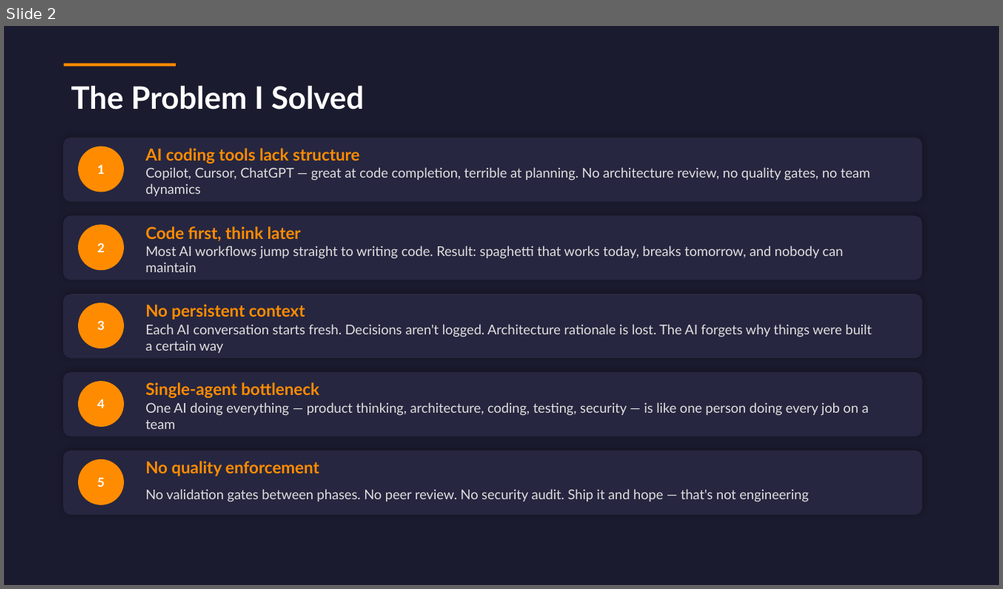
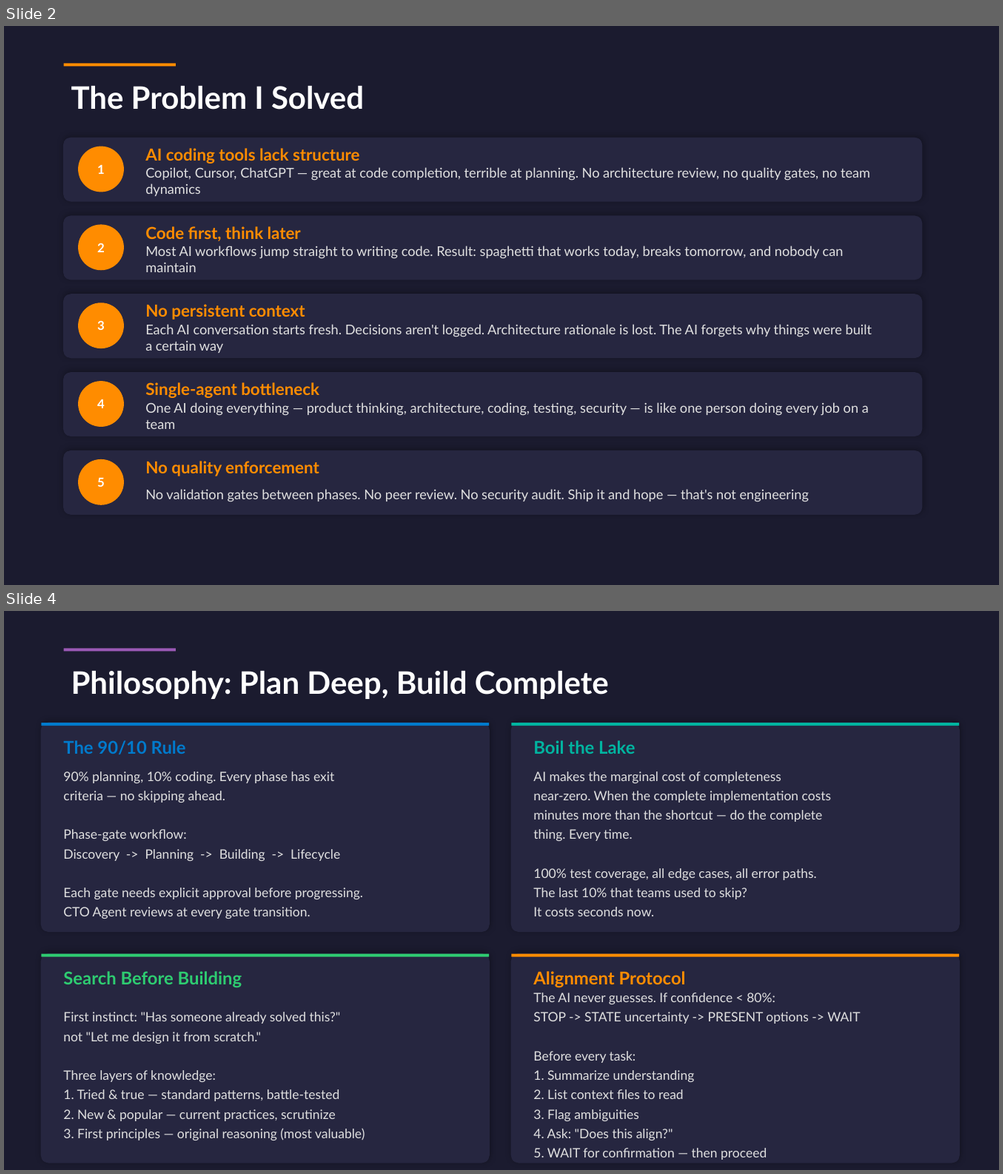
Before and after one commit to vijaykulkarni-qae/vijaykulkarni-qae, a slide deck: multi-agent-development-framework/MADF_Framework.pptx. Shown one above the other, each under a label of ours: slide 2 before the commit, slides 2 and 4 after it; the slides between them are not shown. The pictures are 1003x589 and 1003x1174 pixels, drawn with LibreOffice and Linux fonts; fonts in the diff are those of the drawing. Boxes give left, top, right and bottom in pixels: in the first picture for what was removed or moved away, otherwise in the second. Text is boxed around its words. In the diff, an @@ line names an element or a change of style, - is before the commit and + after.

```diff
--- a/multi-agent-development-framework/MADF_Framework.pptx
+++ b/multi-agent-development-framework/MADF_Framework.pptx
@@ slide 4 added at [4,611,999,1170], background #1B1B2F @@
@@ rectangle added at [64,648,176,651], fill #9B59B6 @@
@@ text added at [71,670,609,699], 30 pt, text #FFFFFF, bold @@
+Philosophy: Plan Deep, Build Complete
@@ rounded rectangle added at [41,723,489,932], fill #262640, outline #262640 1 pt @@
@@ rectangle added at [41,723,489,726], fill #007ACC @@
@@ text added at [63,741,186,755], 17 pt, text #007ACC, bold @@
+The 90/10 Rule
@@ rounded rectangle added at [512,723,959,932], fill #262640, outline #262640 1 pt @@
@@ rectangle added at [512,723,959,726], fill #00B4A0 @@
@@ text added at [533,741,634,754], 17 pt, text #00B4A0, bold @@
+Boil the Lake
@@ text added at [63,772,363,919], 12.5 pt, text #E0E0E0 @@
+90% planning, 10% coding. Every phase has exit
+criteria — no skipping ahead.
+Phase-gate workflow:
+Discovery -> Planning -> Building -> Lifecycle
+Each gate needs explicit approval before progressing.
+CTO Agent reviews at every gate transition.
@@ text added at [533,772,831,917], 12.5 pt, text #E0E0E0 @@
+AI makes the marginal cost of completeness
+near-zero. When the complete implementation costs
+minutes more than the shortcut — do the complete
+thing. Every time.
+100% test coverage, all edge cases, all error paths.
+The last 10% that teams used to skip?
+It costs seconds now.
@@ rounded rectangle added at [41,954,489,1163], fill #262640, outline #262640 1 pt @@
@@ rectangle added at [41,954,489,957], fill #2ECC71 @@
@@ rounded rectangle added at [512,954,959,1163], fill #262640, outline #262640 1 pt @@
@@ rectangle added at [512,954,959,957], fill #FF8C00 @@
@@ text added at [63,971,242,988], 17 pt, text #2ECC71, bold @@
+Search Before Building
@@ text added at [533,971,686,988], 17 pt, text #FF8C00, bold @@
+Alignment Protocol
@@ text added at [533,993,859,1160], 12.5 pt, text #E0E0E0 @@
+The AI never guesses. If confidence < 80%:
+STOP -> STATE uncertainty -> PRESENT options -> WAIT
+Before every task:
+1. Summarize understanding
+2. List context files to read
+3. Flag ambiguities
+4. Ask: "Does this align?"
+5. WAIT for confirmation — then proceed
@@ text added at [63,1012,364,1141], 12.5 pt, text #E0E0E0 @@
+First instinct: "Has someone already solved this?"
+not "Let me design it from scratch."
+Three layers of knowledge:
+1. Tried & true — standard patterns, battle-tested
+2. New & popular — current practices, scrutinize
+3. First principles — original reasoning (most valuable)
```
Also in this commit, not shown: 4 slides changed, 2 other slides added, 2 slides removed, 2 other files.
